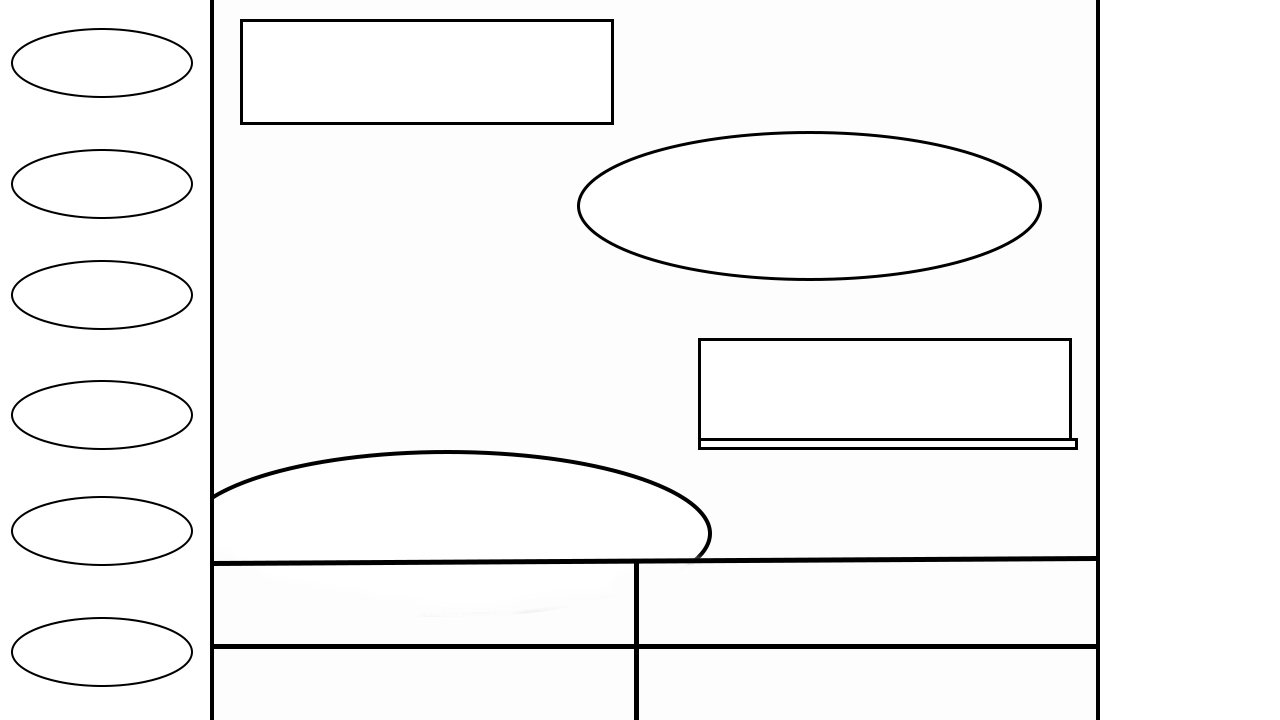
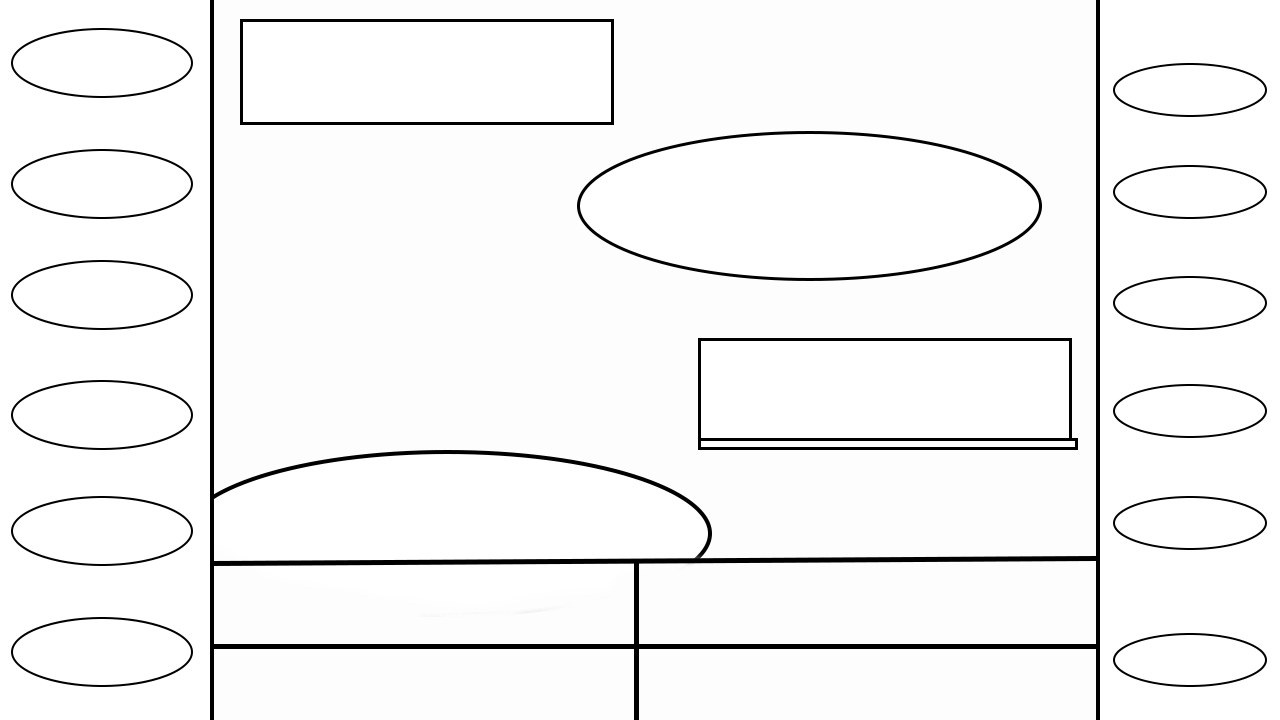
Comparing the layer stacks of the two (1280, 720) images. Changes:
added layer "Ellipse 4 copy 5" above "Ellipse 4 copy 4" over <box>1113,633,1267,687</box>
added layer "Ellipse 4 copy 4" above "Ellipse 4 copy 3" over <box>1113,496,1267,550</box>
added layer "Ellipse 4 copy 3" above "Ellipse 4 copy 2" over <box>1113,384,1267,438</box>
added layer "Ellipse 4 copy 2" above "Ellipse 4 copy" over <box>1113,276,1267,330</box>
added layer "Ellipse 4 copy" above "Ellipse 4" over <box>1113,165,1267,219</box>
added layer "Ellipse 4" above "Ellipse 3 copy 5" over <box>1113,63,1267,117</box>
moved "Rectangle 2" above "Rectangle 1" over <box>1113,63,1267,687</box>
